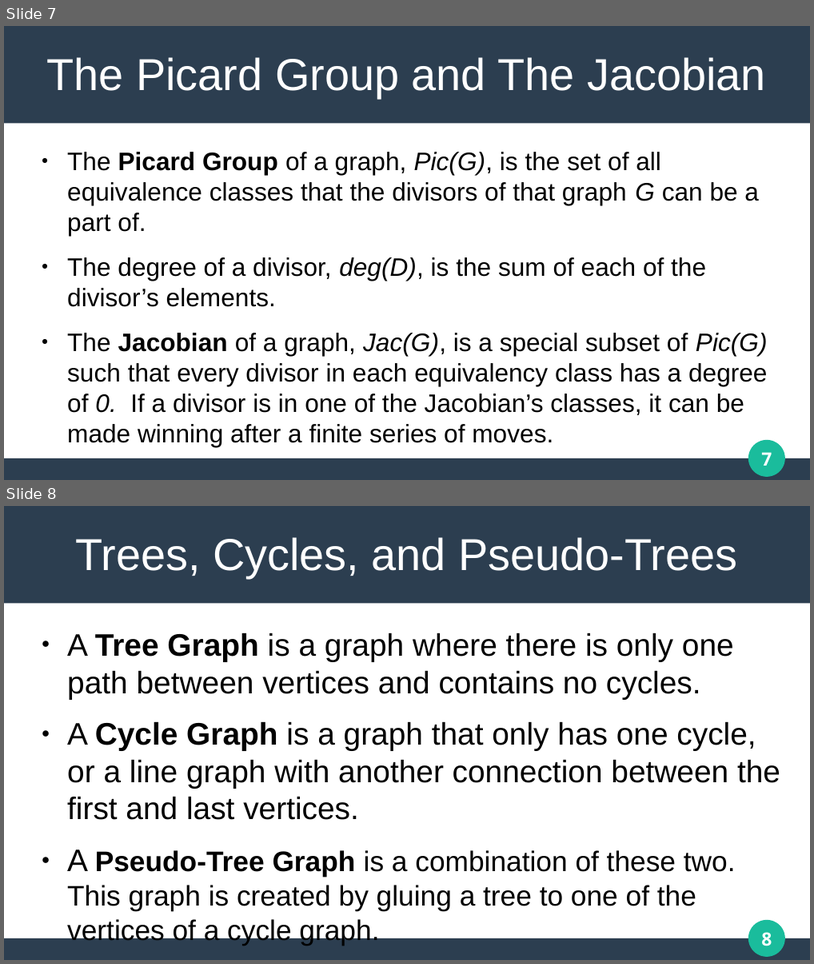
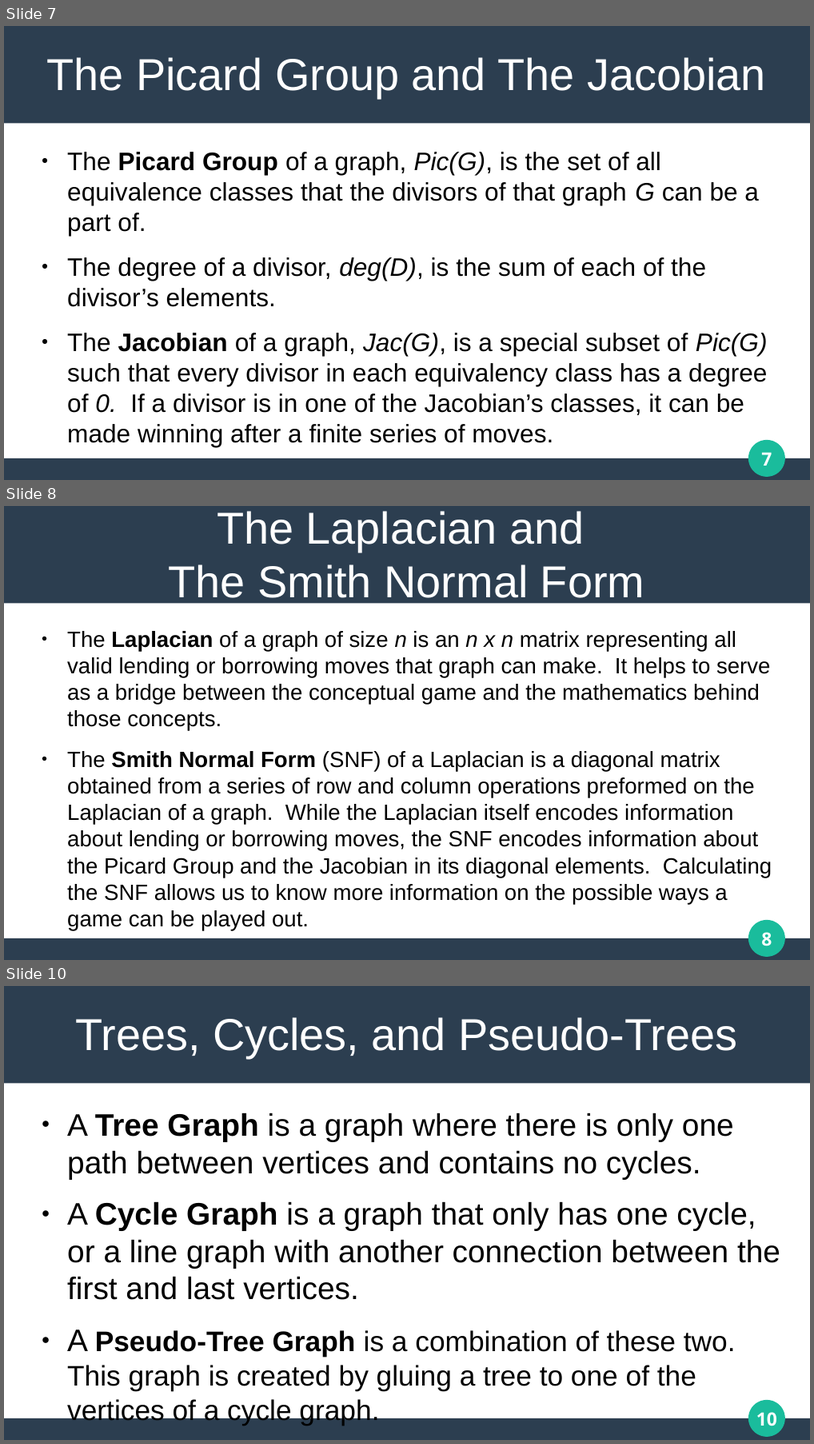
Before and after one commit to matthew-pisano/ChipFiring, a slide deck: Docs/generalPresentation.pptx. Shown one above the other, each under a label of ours: slides 7 and 8 before the commit, slides 7, 8 and 10 after it; the slides between them are not shown. The pictures are 814x964 and 814x1444 pixels, drawn with LibreOffice and Linux fonts; fonts in the diff are those of the drawing. Boxes give left, top, right and bottom in pixels: in the first picture for what was removed or moved away, otherwise in the second. Text is boxed around its words. In the diff, an @@ line names an element or a change of style, - is before the commit and + after.

```diff
--- a/Docs/generalPresentation.pptx
+++ b/Docs/generalPresentation.pptx
@@ slide 8 added at [4, 506, 810, 960], background #FFFFFF; not listed: 4 template elements that a slide beside it also shows @@
@@ title added at [169, 511, 645, 605], 44 pt, text #FFFFFF @@
+The Laplacian and
+The Smith Normal Form
@@ text added at [67, 631, 772, 930], 21.8 pt, text #000000 @@
+● The Laplacian of a graph of size n is an n x n matrix representing all valid lending or borrowing moves that graph can make. It helps to serve as a bridge between the conceptual game and the mathematics behind those concepts.
+● The Smith Normal Form (SNF) of a Laplacian is a diagonal matrix obtained from a series of row and column operations preformed on the Laplacian of a graph. While the Laplacian itself encodes information about lending or borrowing moves, the SNF encodes information about the Picard Group and the Jacobian in its diagonal elements. Calculating the SNF allows us to know more information on the possible ways a game can be played out.
@@ what was slide 8 is now slide 10 @@
@@ page number at [757, 1412, 778, 1426]: text changed @@
-8
+10
```
Also in this commit, not shown: 4 slides changed, 4 other slides added, 9 other files.
